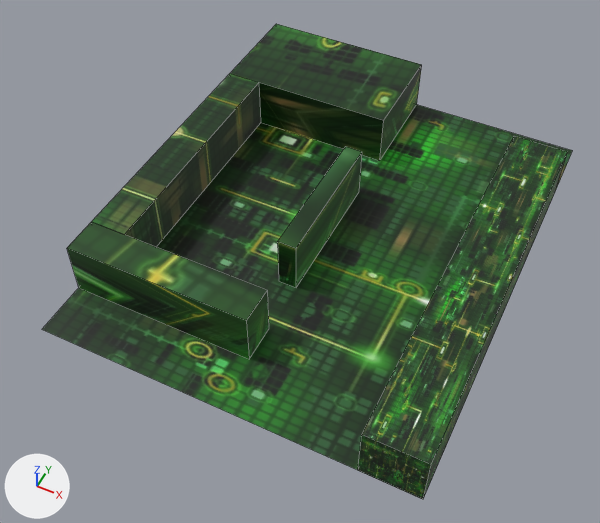
An edit to the Blender file TSA_master/Assets/LevelData/LevelGeometry/1-1.blend, drawn before and after from the same camera.
One viewpoint serves both versions: a camera (50 mm lens) standing at (22.5, -16.6, 32.8) and looking at (9.3, 9.9, -0.3). The lights are fixed; the arrows at lower left show +X, +Y and +Z. Mesh edges are drawn as thin lines.

In view in the first picture: 'LevelGeometry'.
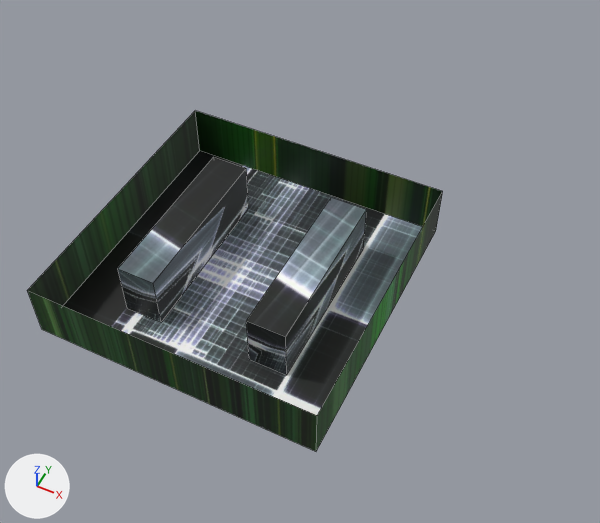
Boxes [x1, y1, x2, y2] around the edits, measured in the pictures (600 x 523 px):
'LevelGeometry', reshaped
    before: [42, 24, 572, 499]
    after: [63, 151, 422, 446]
'wall2', added
    after: [28, 291, 317, 451]
'wall4', added (green)
    after: [195, 111, 443, 227]
'wall3', added
    after: [27, 111, 200, 306]
'wall1', added (green)
    after: [316, 192, 443, 451]
part 1 of me_levelgeometrymesh, cut back
    before: [42, 24, 572, 499]
    after: [118, 157, 367, 375]

The change, as a list of edits to the scene's bpy script:
```text
Add img_3d_textures_jpg:
    img_3d_textures_jpg = load_image('3D-Textures.jpg', '../../Textures/3D-Textures.jpg', 1600, 1200, 'sRGB')
Add mat_3d_textures_jpg:
    mat_3d_textures_jpg = principled_material('3D-Textures.jpg')
    mat_3d_textures_jpg.texture = img_3d_textures_jpg
Change me_levelgeometrymesh:
    used by ob_levelgeometry; location = (0.0, 0.0, 0.0)
    remove me_levelgeometrymesh.from_pydata(...)  # 560 vertices, 25 faces; spans x 0.0..20.0, y 0.0..25.0, z 0.0..3.0
    remove me_levelgeometrymesh.materials.append(mat_multicolor_patterns_textures_1920x1200_wallpaper_wallpaperswa_c)  # picture img_multicolor_patterns_textures_1920x1200_wallpaper_wallpaperswa_c
    add me_levelgeometrymesh.from_pydata(...)  # 268 vertices, 11 faces; spans x 0.0..15.0, y 0.0..15.0, z 0.0..3.0
    me_levelgeometrymesh part 1: 311 vertices removed from x 0.0..20.0, y 0.0..25.0, z 0.0..3.0; 17 vertices added at x 0.0..15.0, y 0.0..15.0, z 0.0..3.0
    add me_levelgeometrymesh.materials.append(mat_3d_textures_jpg)  # picture img_3d_textures_jpg
Add me_levelgeometrymesh_005:
    me_levelgeometrymesh_005.from_pydata(...)  # 4 vertices, 1 face; spans x 15.0, y 0.0..15.0, z 0.0..3.0
    me_levelgeometrymesh_005.materials.append(mat_multicolor_patterns_textures_1920x1200_wallpaper_wallpaperswa_c)  # picture img_multicolor_patterns_textures_1920x1200_wallpaper_wallpaperswa_c
Add me_levelgeometrymesh_006:
    me_levelgeometrymesh_006.from_pydata(...)  # 4 vertices, 1 face; spans x 0.0..15.0, y 15.0, z 0.0..3.0
    me_levelgeometrymesh_006.materials.append(mat_multicolor_patterns_textures_1920x1200_wallpaper_wallpaperswa_c)  # picture img_multicolor_patterns_textures_1920x1200_wallpaper_wallpaperswa_c
Add me_levelgeometrymesh_007:
    me_levelgeometrymesh_007.from_pydata(...)  # 4 vertices, 1 face; spans x 0.0, y 0.0..15.0, z 0.0..3.0
    me_levelgeometrymesh_007.materials.append(mat_multicolor_patterns_textures_1920x1200_wallpaper_wallpaperswa_c)  # picture img_multicolor_patterns_textures_1920x1200_wallpaper_wallpaperswa_c
Add me_levelgeometrymesh_008:
    me_levelgeometrymesh_008.from_pydata(...)  # 4 vertices, 1 face; spans x 0.0..15.0, y 0.0, z 0.0..3.0
    me_levelgeometrymesh_008.materials.append(mat_multicolor_patterns_textures_1920x1200_wallpaper_wallpaperswa_c)  # picture img_multicolor_patterns_textures_1920x1200_wallpaper_wallpaperswa_c
Add ob_wall1:
    ob_wall1 = bpy.data.objects.new('wall1', me_levelgeometrymesh_005)
    ob_wall1.location = (0.0, 0.0, 0.0)
Add ob_wall4:
    ob_wall4 = bpy.data.objects.new('wall4', me_levelgeometrymesh_006)
    ob_wall4.location = (0.0, 0.0, 0.0)
Add ob_wall3:
    ob_wall3 = bpy.data.objects.new('wall3', me_levelgeometrymesh_007)
    ob_wall3.location = (0.0, 0.0, 0.0)
Add ob_wall2:
    ob_wall2 = bpy.data.objects.new('wall2', me_levelgeometrymesh_008)
    ob_wall2.location = (0.0, 0.0, 0.0)
```
